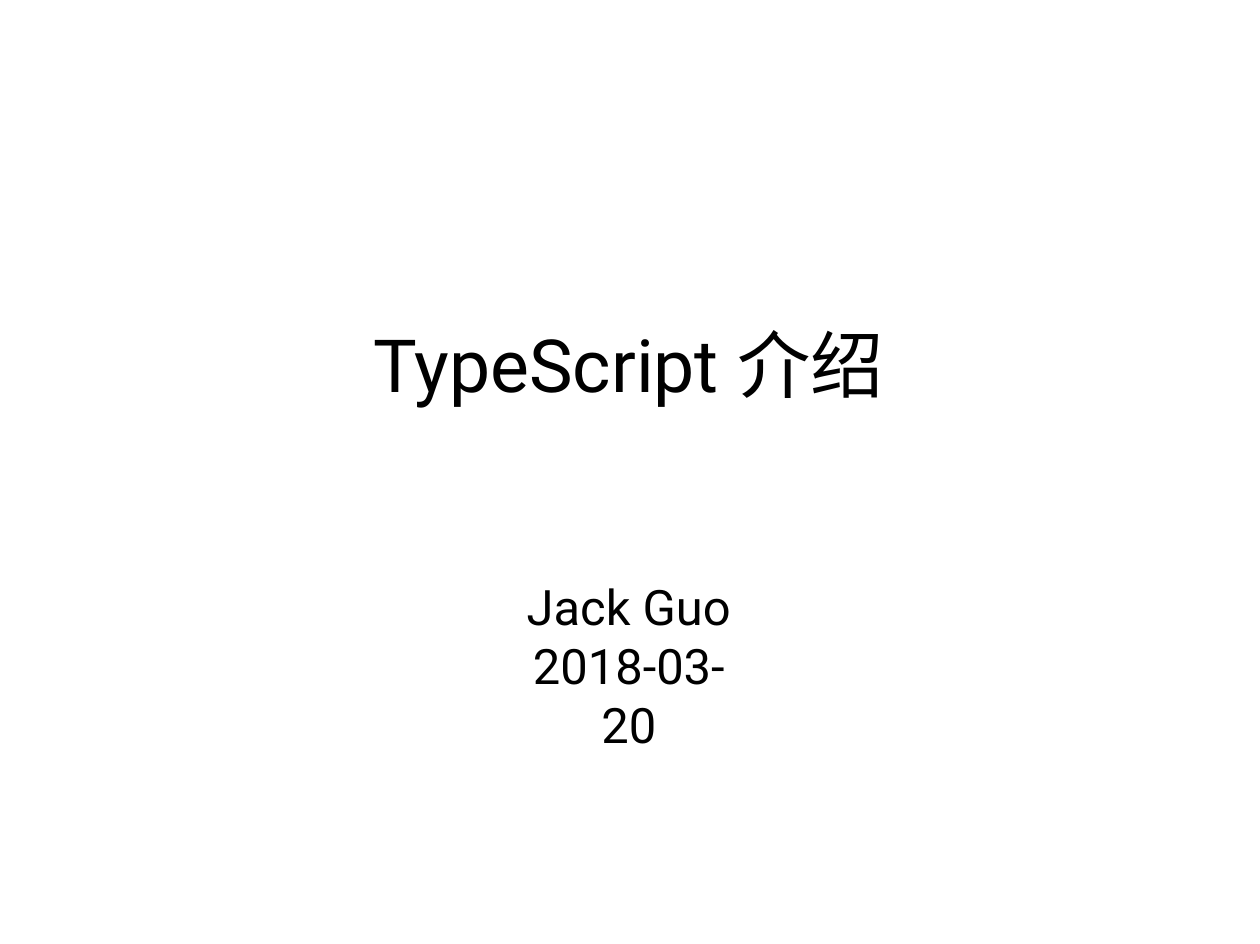
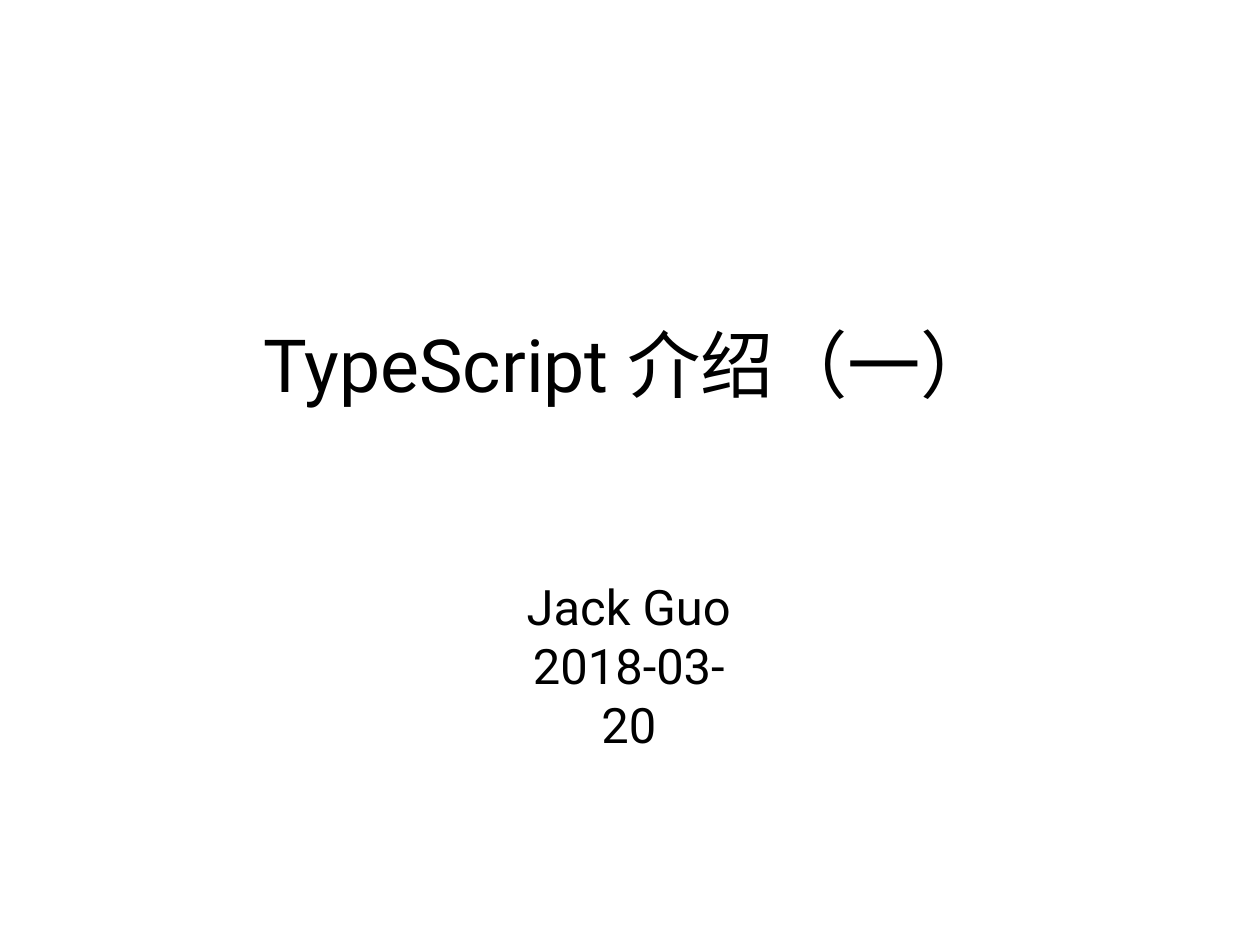
Before and after one commit to life0727/blog, a slide deck: slide 1 of ppt/typescript1.pptx. Drawn at 1260x944 pixels with LibreOffice and Linux fonts; fonts in the diff are those of the drawing; background and template pictures are left out. Boxes give left, top, right and bottom in pixels: in the first picture for what was removed or moved away, otherwise in the second. Text is boxed around its words. In the diff, an @@ line names an element or a change of style, - is before the commit and + after.

```diff
--- a/ppt/typescript1.pptx
+++ b/ppt/typescript1.pptx
@@ text at (264, 329, 995, 408): text changed @@
-TypeScript 介绍
+TypeScript 介绍（一）
```
Also in this commit, not shown: 1 other slide changed, 3 other files.
